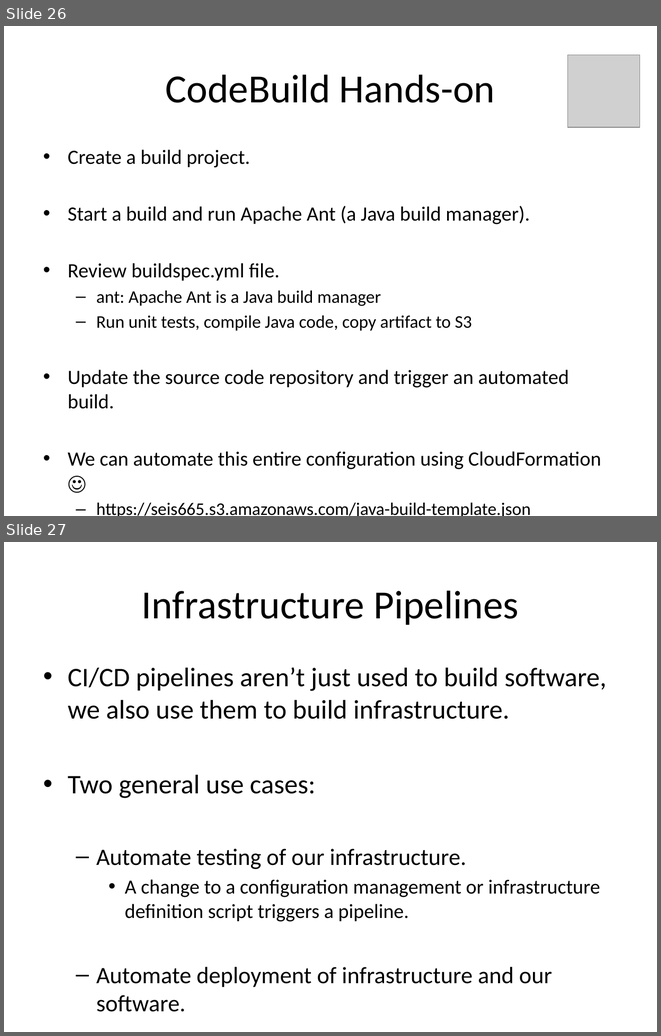
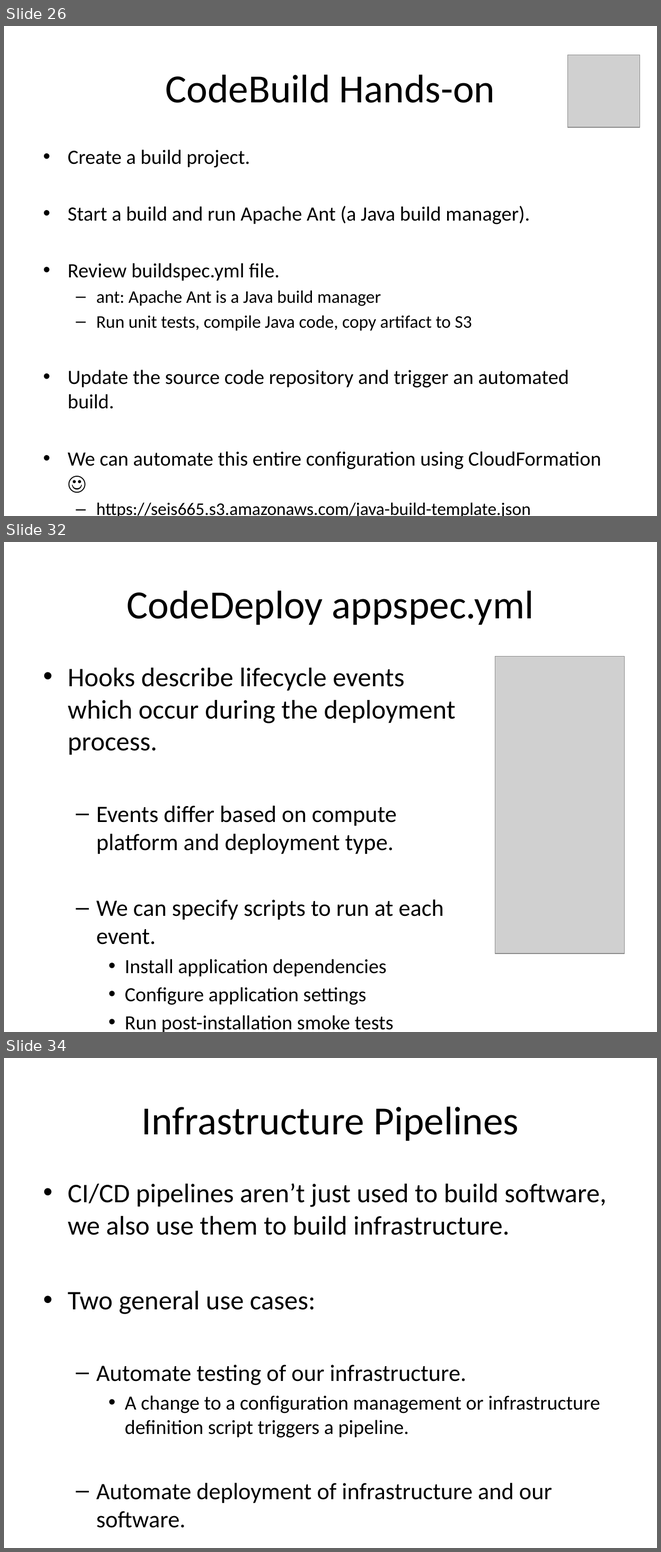
Before and after one commit to jasondbaker/infrastructure-class, a slide deck: lectures/infrastructure-week-10.pptx. Shown one above the other, each under a label of ours: slides 26 and 27 before the commit, slides 26, 32 and 34 after it; the slides between them are not shown. The pictures are 661x1036 and 661x1552 pixels, drawn with LibreOffice and Linux fonts; fonts in the diff are those of the drawing; grey boxes stand for pictures. Boxes give left, top, right and bottom in pixels: in the first picture for what was removed or moved away, otherwise in the second. Text is boxed around its words. In the diff, an @@ line names an element or a change of style, - is before the commit and + after.

```diff
--- a/lectures/infrastructure-week-10.pptx
+++ b/lectures/infrastructure-week-10.pptx
@@ slide 32 added at [4, 542, 657, 1032], background #FFFFFF @@
@@ title added at [126, 590, 534, 625], 44 pt, text #000000 @@
+CodeDeploy appspec.yml
@@ text added at [68, 668, 456, 1032], 25.9 pt, text #000000 @@
+• Hooks describe lifecycle events which occur during the deployment process.
+  – Events differ based on compute platform and deployment type.
+  – We can specify scripts to run at each event.
+    • Install application dependencies
+    • Configure application settings
+    • Run post-installation smoke tests
@@ picture added at [495, 656, 624, 953] @@
@@ what was slide 27 is now slide 34 @@
```
Also in this commit, not shown: 6 other slides added, 6 other files.
